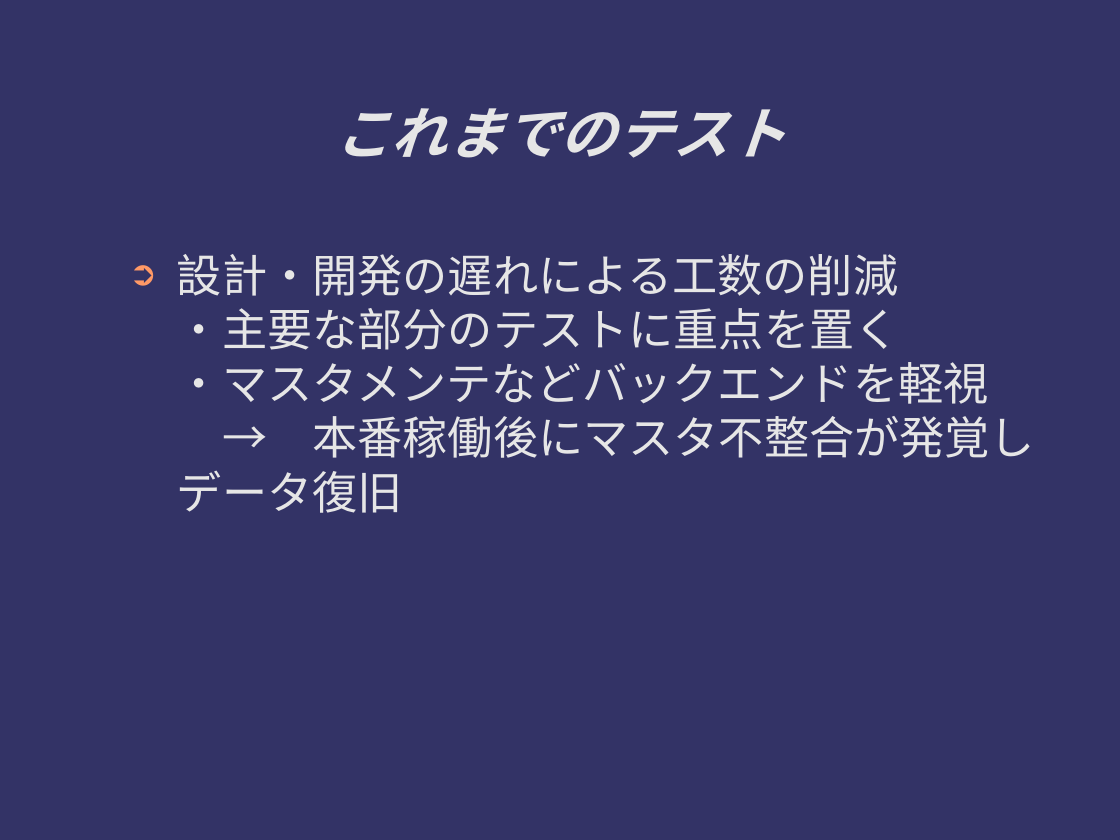
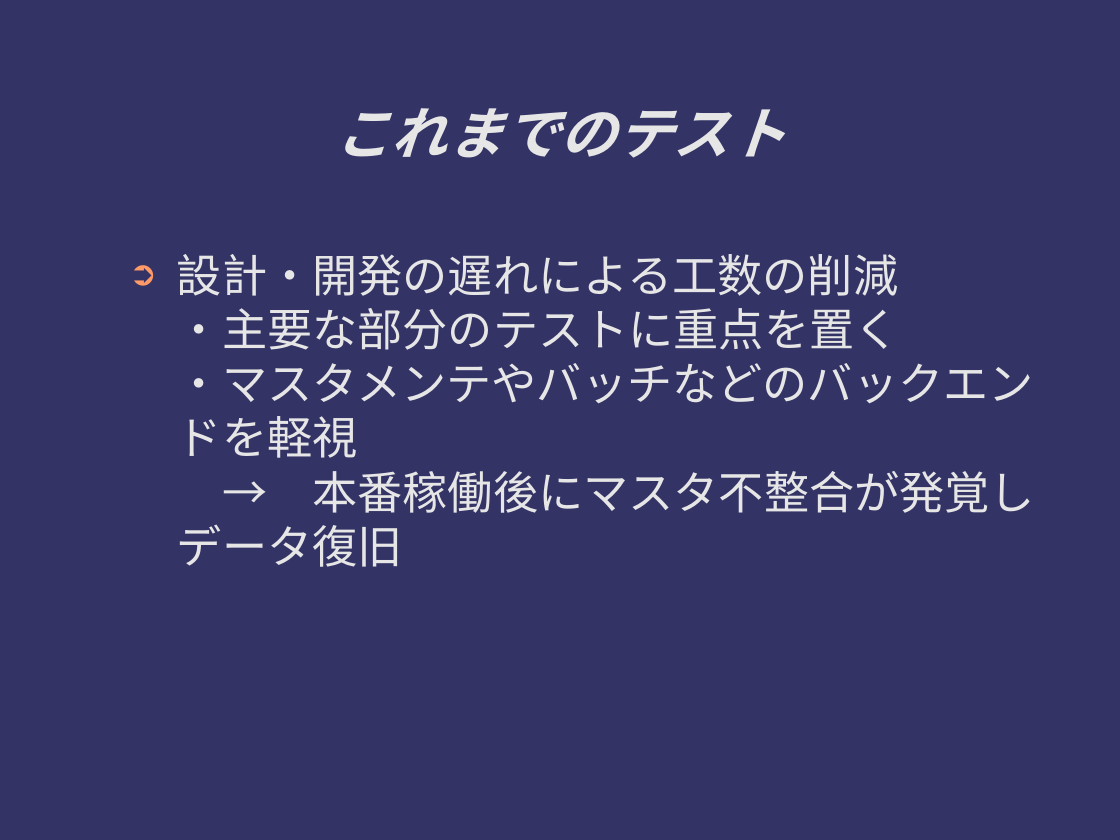
Before and after one commit to ichylinux/daddy, a slide deck: slide 7 of doc/concept.odp. Drawn at 1120x840 pixels with LibreOffice and Linux fonts; fonts in the diff are those of the drawing. Boxes give left, top, right and bottom in pixels: in the first picture for what was removed or moved away, otherwise in the second. Text is boxed around its words. In the diff, an @@ line names an element or a change of style, - is before the commit and + after.

```diff
--- a/doc/concept.odp
+++ b/doc/concept.odp
@@ text at (x1=177, y1=254, x2=1035, y2=567): text changed @@
-➲ 設計・開発の遅れによる工数の削減
-  ・主要な部分のテストに重点を置く
-  ・マスタメンテなどバックエンドを軽視
-  → 本番稼働後にマスタ不整合が発覚しデータ復旧
+➲ 設計・開発の遅れによる工数の削減
+  ・主要な部分のテストに重点を置く
+  ・マスタメンテやバッチなどのバックエンドを軽視
+  → 本番稼働後にマスタ不整合が発覚しデータ復旧
```
Also in this commit, not shown: 2 other slides changed, 6 slides added.
